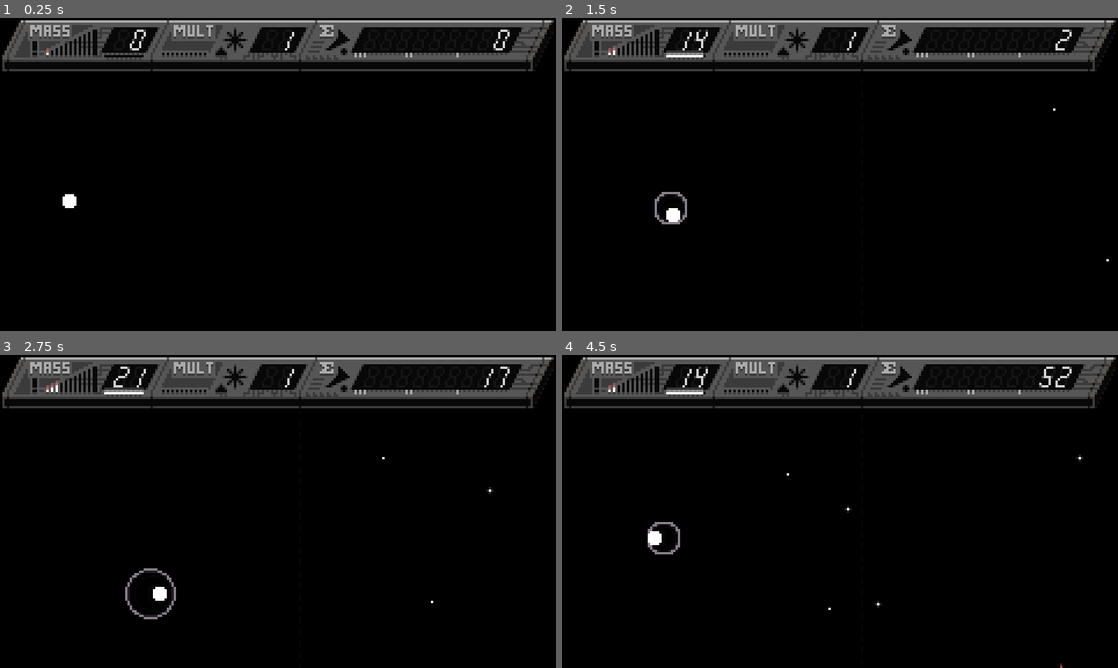
Above: before the commit, frames 1-4 (two rows, left to right).
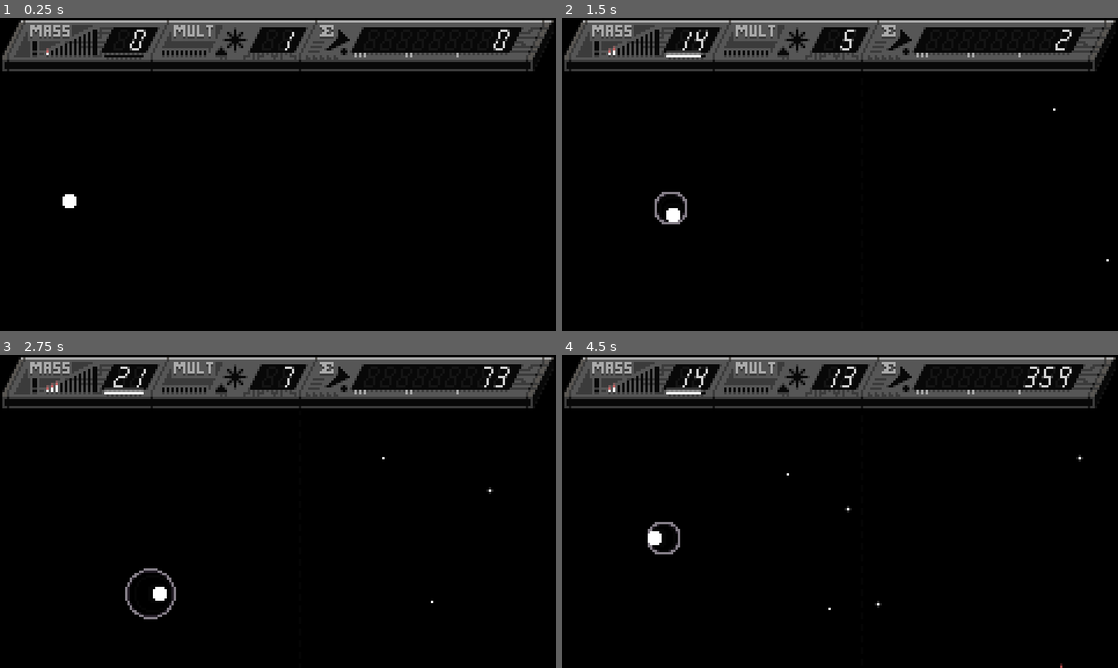
Above: after the commit, the same moments.

Repository: VivianMochi/GravityWell
Game: Godot game, scene res://game_scene.tscn
Same seed, same stepped clock (60 frames per second), same inputs: the game is played once before the commit and once after it.
Inputs:
- Up to frame 1 (0.25 s): no input
- Up to frame 2 (1.5 s): tap Enter at 0.5 s; hold D 0.53-1.28 s; hold 1 0.53-1.28 s; tap Space at 0.77 s; tap 2 at 0.8, 1.35 s; hold S from 1.28 s (still down)
- Up to frame 3 (2.75 s): tap Space at 1.52 s; tap 1 at 1.55 s; release S at 2.03 s; hold D from 2.03 s (still down); hold 1 from 2.03 s (still down); tap 2 at 2.3 s
- Up to frame 4 (4.5 s): release D at 2.78 s; release 1 at 2.78 s; hold W 2.78-3.53 s; tap 2 at 2.85, 3.8, 4.35 s; tap Space at 3.02, 3.77 s; tap 1 at 3.05 s; hold 1 3.53-4.28 s; hold A from 3.53 s (still down)

The runs differ from the first frame. In frame 1, less than 0.1% of the frame differs, in the area x 29-38%, y 9-12%; in frame 2, 0.2%; in frame 3, 0.1%; in frame 4, 0.2%, in the area x 25-91%, y 3-13%.

Commit message:
Shard charging and gameplay improvements

Diff:
--- a/game_scene.gd
+++ b/game_scene.gd
@@ -34,7 +34,8 @@
 	# Set up some stuff
 	$Well.right_barrier = $Barrier.position.x - 3;
 	flicker_time["Passthrough"] = 0;
-	flicker_time["MultiArrow"] = 0
+	flicker_time["MultiArrow"] = 0;
+	flicker_time["MaxMulti"] = 0;
 
 func _process(delta):
 	# Screen shake control
@@ -61,11 +62,14 @@
 			tick();
 
 func tick():
-	# Debug
-	if Input.is_physical_key_pressed(KEY_1):
+	# Debug keys
+	var debug_enabled = true;
+	if debug_enabled and Input.is_physical_key_pressed(KEY_1):
 		var new_dust = preload("res://dust.tscn").instantiate();
 		$Dust.add_child(new_dust);
 		new_dust.position = $Well.position;
+	if debug_enabled and Input.is_physical_key_pressed(KEY_2):
+		multiplier = move_toward(multiplier, 99, 1);
 
 	# Tick flicker times
 	for light in flicker_time:
@@ -73,7 +77,7 @@
 
 	# Multiplier decay
 	if multiplier_shield > 0:
-		multiplier_shield = move_toward(multiplier_shield, 0, clamp(floor(multiplier * 0.5) + 1, 1, 10));
+		multiplier_shield = move_toward(multiplier_shield, 0, clamp(round(multiplier * 0.1) + 1, 1, 10));
 	else:
 		multiplier_progress = move_toward(multiplier_progress, 0, 1);
 		if playing and multiplier_progress <= 0 and multiplier > 1:
@@ -117,10 +121,16 @@
 	if $Well.orbiting > 0 and multiplier_shield > 0:
 		multiplier_progress += $Well.orbiting;
 		if multiplier_progress >= 100:
-			multiplier += 1;
-			multiplier_progress = 1;
-			multiplier_shield = 100;
-			flicker_time["MultiArrow"] = 25;
+			if multiplier < 99:
+				multiplier += 1;
+				multiplier_progress = 1;
+				multiplier_shield = 100;
+				flicker_time["MultiArrow"] = 25;
+			else:
+				# Burn multiplier into score for being maxxed
+				total_score += multiplier_progress - 100;
+				multiplier_progress = 100;
+				flicker_time["MaxMulti"] = 10;
 
 	# Update score
 	var score_increment = ceil(abs(total_score - total_score_display_value) / 10.0);
@@ -225,6 +235,7 @@
 	# Update lights from flicker control
 	$TopHud/MultiArrowLight.visible = Time.get_ticks_msec() % 200 < 100 if flicker_time["MultiArrow"] > 0 else false;
 	$TopHud/PassthroughLight.visible = flicker_time["Passthrough"] > 0;
+	$TopHud/MaxMultiLight.visible = Time.get_ticks_msec() % 100 < 50 if flicker_time["MaxMulti"] > 0 else false;
 
 func update_number_display(display_id: String, value: int):
 	var digits = 9 if display_id == "Score" else 2;
@@ -252,7 +263,7 @@
 	dust.queue_free();
 
 func _on_well_fractured(shard):
-	shard.queue_free();
+	#shard.queue_free();
 	hit_freeze = 0.5;
 	shake_time = 0.25;
 	$Well.die();
@@ -260,5 +271,7 @@
 func _on_transmit_mass():
 	total_score += mass_count * multiplier;
 	mass_count = 0;
-	multiplier = 1;
+	# Should multiplier reset here?
+	# I like the act of trying to rebuild your mass while your multiplier is decaying!
+	#multiplier = 1;
 	# TODO: Make a better scoring animation, this should feel good at high numbers!
--- a/game_scene.tscn
+++ b/game_scene.tscn
@@ -12,6 +12,7 @@
 [ext_resource type="Texture2D" uid="uid://bab0tsc44h40s" path="res://resource/multibar.png" id="10_2e24m"]
 [ext_resource type="Texture2D" uid="uid://1urtn3ah2jl5" path="res://resource/arrow.png" id="11_o2kjl"]
 [ext_resource type="Texture2D" uid="uid://bbj6oex5yocgv" path="res://resource/passthrough.png" id="12_r3rui"]
+[ext_resource type="Texture2D" uid="uid://df4rgudlvrafr" path="res://resource/max_multi.png" id="13_83i6j"]
 
 [node name="GameScene" type="Node2D"]
 script = ExtResource("1_3meol")
@@ -91,7 +92,6 @@
 
 [node name="MultiShieldBar" type="Sprite2D" parent="TopHud"]
 position = Vector2(45, 14)
-scale = Vector2(1, 1)
 texture = ExtResource("9_tjese")
 centered = false
 hframes = 2
@@ -113,6 +113,11 @@
 texture = ExtResource("12_r3rui")
 centered = false
 
+[node name="MaxMultiLight" type="Sprite2D" parent="TopHud"]
+position = Vector2(228, 0)
+texture = ExtResource("13_83i6j")
+centered = false
+
 [connection signal="absorbed" from="Well" to="." method="_on_well_absorbed"]
 [connection signal="fractured" from="Well" to="." method="_on_well_fractured"]
 [connection signal="transmit_mass" from="Well" to="." method="_on_transmit_mass"]
--- a/shard.gd
+++ b/shard.gd
@@ -2,6 +2,10 @@
 
 var velocity := Vector2(0, 0);
 var pull_time: int = 0
+var path_save_interval: int = 0;
+var path: PackedVector2Array;
+
+const CHARGE_DELAY = 35;
 
 func _ready():
 	pass
@@ -12,8 +16,18 @@
 func tick():
 	position += velocity;
 
+	if pull_time > CHARGE_DELAY:
+		path_save_interval += 1;
+		if path_save_interval >= 3:
+			path_save_interval = 0;
+			path.push_back(position);
+			if path.size() > 5:
+				path.remove_at(0);
+
+		queue_redraw()
+
 func velocity_changed():
-	# Velocity cap needs to be controlled
+	# Velocity cap needs to be controllable
 	if velocity.length() > 3:
 		velocity = velocity.normalized() * 3;
 
@@ -21,3 +35,18 @@
 		$Sprite.frame = 1;
 	else:
 		$Sprite.frame = 0;
+
+	if pull_time > CHARGE_DELAY:
+		$Sprite.frame = 2;
+
+func _draw():
+	# Draw charge pulse
+	if (pull_time > CHARGE_DELAY and pull_time < CHARGE_DELAY + 10):
+		draw_arc(Vector2(), pull_time - CHARGE_DELAY, 0, TAU, 10, Color(1, 0.2, 0.2, lerp(1, 0, (pull_time - CHARGE_DELAY) / 10.0)), 1, false);
+
+	# Draw trail, have to change the draw transform first as the trail is stored in world coordinates
+	draw_set_transform(-position);
+	if path.size() > 2:
+		draw_polyline(path.slice(0, 3), Color.hex(0xea1f1f55))
+	if path.size() == 5:
+		draw_polyline(path.slice(2, 5), Color.hex(0xfb1818aa))
--- a/shard.tscn
+++ b/shard.tscn
@@ -11,7 +11,7 @@
 
 [node name="Sprite" type="Sprite2D" parent="."]
 texture = ExtResource("1_rtbw8")
-hframes = 2
+hframes = 3
 
 [node name="Area2D" type="Area2D" parent="."]
 
--- a/well.gd
+++ b/well.gd
@@ -105,6 +105,9 @@
 			pull_strength = clamp(pull_strength, 0.1, 0.5);
 			shard.velocity += offset.normalized() * pull_strength;
 			shard.velocity *= 0.99;
+			shard.pull_time += 1;
+			if shard.pull_time == shard.CHARGE_DELAY + 1:
+				orbiting += 1;
 			shard.velocity_changed();
 
 	# Queue a redraw
@@ -125,11 +128,14 @@
 	draw_arc(aura_center.round(), aura_radius, 0, TAU, 24, Color.hex(0x847e87ff), 1, false);
 
 func _on_entered_well_area(area):
-	if area.get_owner() is Shard:
+	# Only consider charged shards as orbiting
+	var shard = area.get_owner() as Shard;
+	if shard and shard.pull_time > shard.CHARGE_DELAY:
 		orbiting += 1;
 
 func _on_exited_well_area(area):
-	if area.get_owner() is Shard:
+	var shard = area.get_owner() as Shard;
+	if shard and shard.pull_time > shard.CHARGE_DELAY:
 		orbiting -= 1;
 
 func _on_entered_core_area(area):
Not shown: 1 places in game_scene.tscn that only renumber resources
Binary file added: resource/max_multi.png
Not shown, added: resource/max_multi.png.import
Binary file changed: resource/multibuilder.aseprite
Binary file changed: resource/multibuilder.png
Binary file changed: resource/shard.aseprite
Binary file changed: resource/shard.png
Binary file changed: resource/top_hud.png
